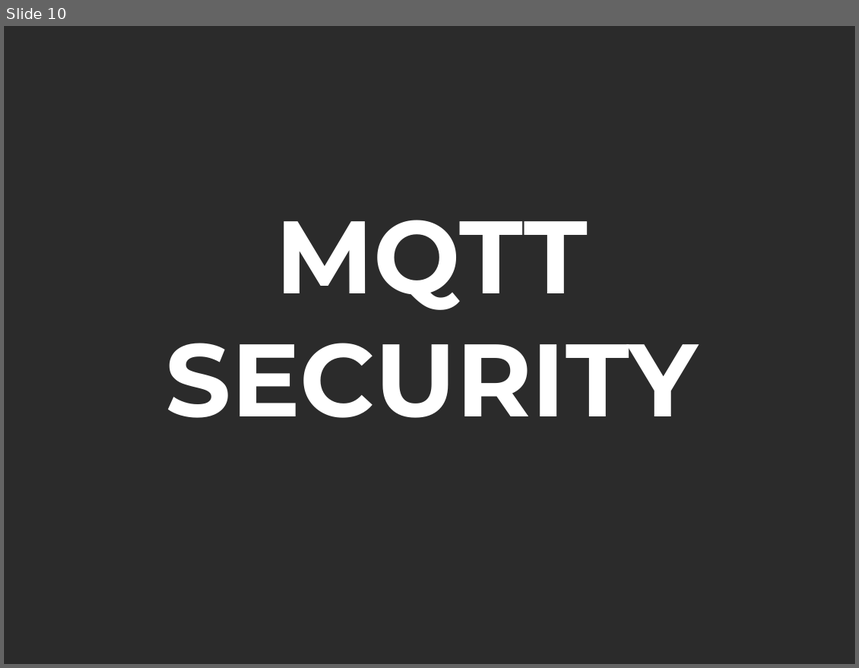
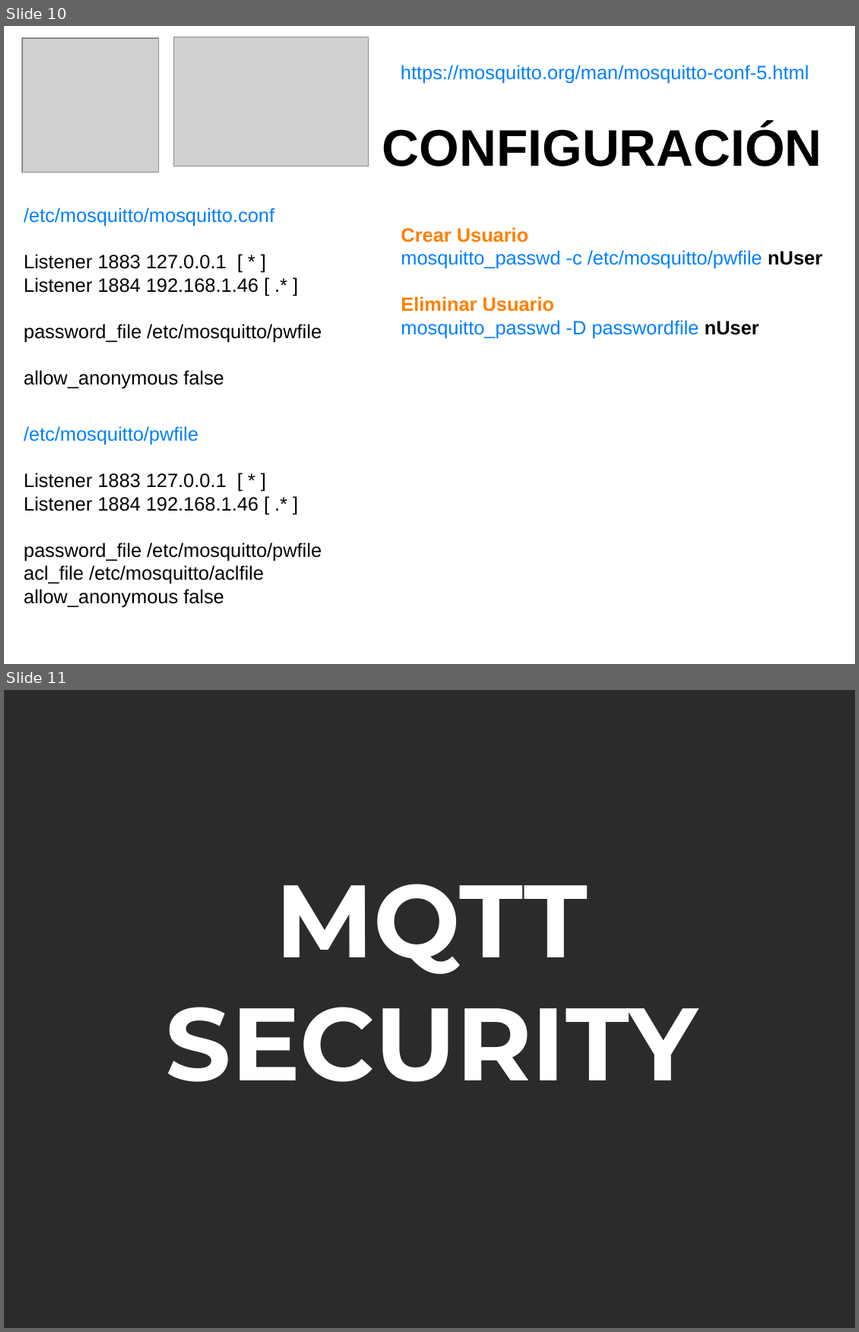
Before and after one commit to Heserral/MQTT_VigoLabs, a slide deck: MQTT_Vigolabs.odp. Shown one above the other, each under a label of ours: slide 10 before the commit, slides 10 and 11 after it. The pictures are 859x668 and 859x1332 pixels, drawn with LibreOffice and Linux fonts; fonts in the diff are those of the drawing; grey boxes stand for pictures; background and template pictures are left out; a plain dark background stands for a picture behind light text. Boxes give left, top, right and bottom in pixels: in the first picture for what was removed or moved away, otherwise in the second. Text is boxed around its words. In the diff, an @@ line names an element or a change of style, - is before the commit and + after.

```diff
--- a/MQTT_Vigolabs.odp
+++ b/MQTT_Vigolabs.odp
@@ slide 10 added at (4,26,855,664), background #FFFFFF @@
@@ picture added at (22,38,159,173) @@
@@ picture added at (174,37,369,166) @@
@@ text added at (401,65,809,83), 18 pt, text #007FFF @@
+https://mosquitto.org/man/mosquitto-conf-5.html
@@ text added at (382,125,823,167), 48 pt, text #000000, bold @@
+CONFIGURACIÓN
@@ text added at (24,208,322,389), 18 pt, text #000000 @@
+/etc/mosquitto/mosquitto.conf
+Listener 1883 127.0.0.1 [ * ]
+Listener 1884 192.168.1.46 [ .* ]
+password_file /etc/mosquitto/pwfile
+allow_anonymous false
@@ text added at (401,227,823,338), 18 pt, text #007FFF @@
+Crear Usuario
+mosquitto_passwd -c /etc/mosquitto/pwfile nUser
+Eliminar Usuario
+mosquitto_passwd -D passwordfile nUser
@@ text added at (24,427,322,607), 18 pt, text #000000 @@
+/etc/mosquitto/pwfile
+Listener 1883 127.0.0.1 [ * ]
+Listener 1884 192.168.1.46 [ .* ]
+password_file /etc/mosquitto/pwfile
+acl_file /etc/mosquitto/aclfile
+allow_anonymous false
@@ what was slide 10 is now slide 11 @@
```
Also in this commit, not shown: 4 other slides added, 1 slide removed.
